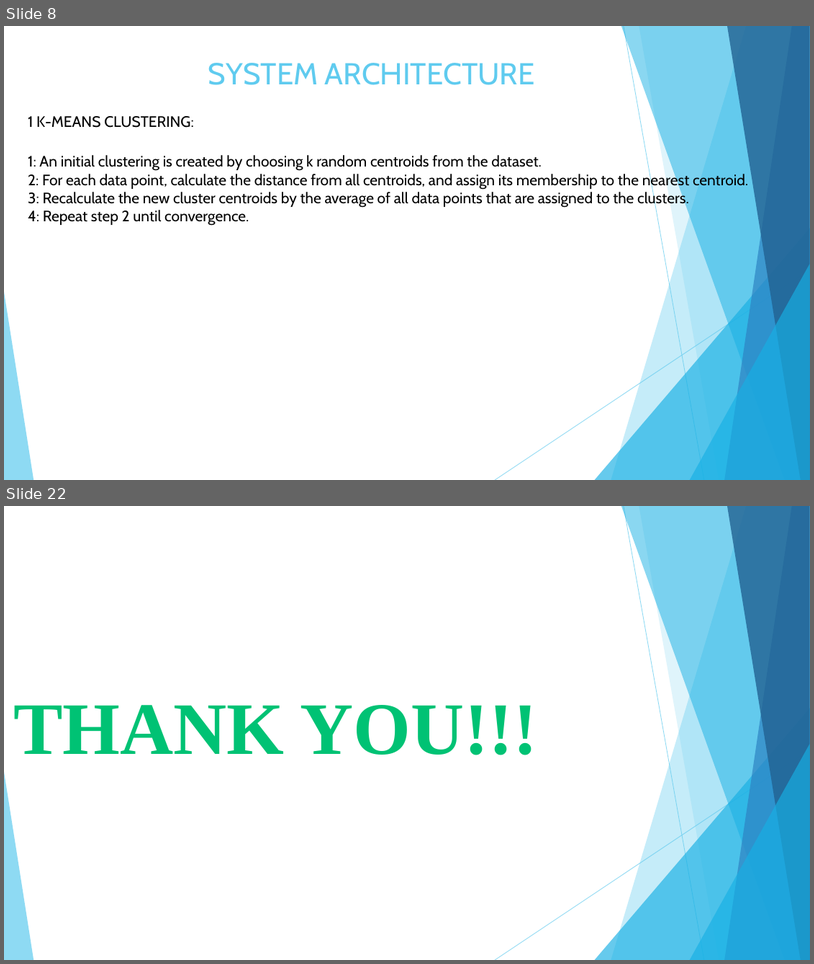
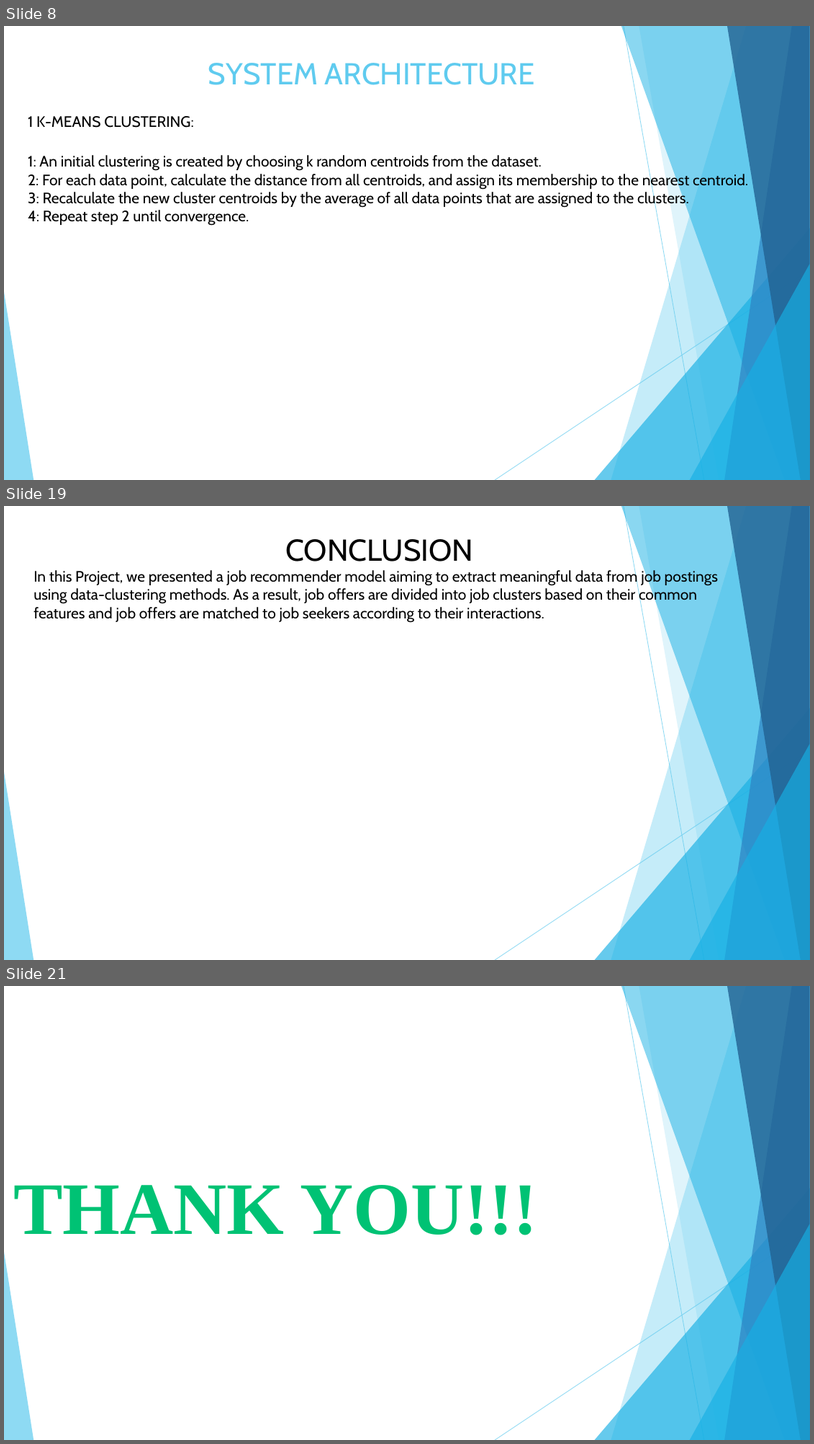
Before and after one commit to Vaibhav-Dharmik/project_reports_final_yr, a slide deck: final_submission_ppt.pptx. Shown one above the other, each under a label of ours: slides 8 and 22 before the commit, slides 8, 19 and 21 after it; the slides between them are not shown. The pictures are 814x964 and 814x1444 pixels, drawn with LibreOffice and Linux fonts; fonts in the diff are those of the drawing. Boxes give left, top, right and bottom in pixels: in the first picture for what was removed or moved away, otherwise in the second. Text is boxed around its words. In the diff, an @@ line names an element or a change of style, - is before the commit and + after.

Commit message:
add data 2 in ppt

```diff
--- a/final_submission_ppt.pptx
+++ b/final_submission_ppt.pptx
@@ slide 19 added at [4, 506, 810, 960], background #FFFFFF; not listed: 10 template elements that a slide beside it also shows @@
@@ text added at [34, 539, 718, 623], 18 pt, text #000000 @@
+CONCLUSION
+In this Project, we presented a job recommender model aiming to extract meaningful data from job postings using data-clustering methods. As a result, job offers are divided into job clusters based on their common features and job offers are matched to job seekers according to their interactions.
@@ what was slide 22 is now slide 21 @@
```
Also in this commit, not shown: 2 slides changed, 11 other slides added, 13 slides removed, 1 other file.
